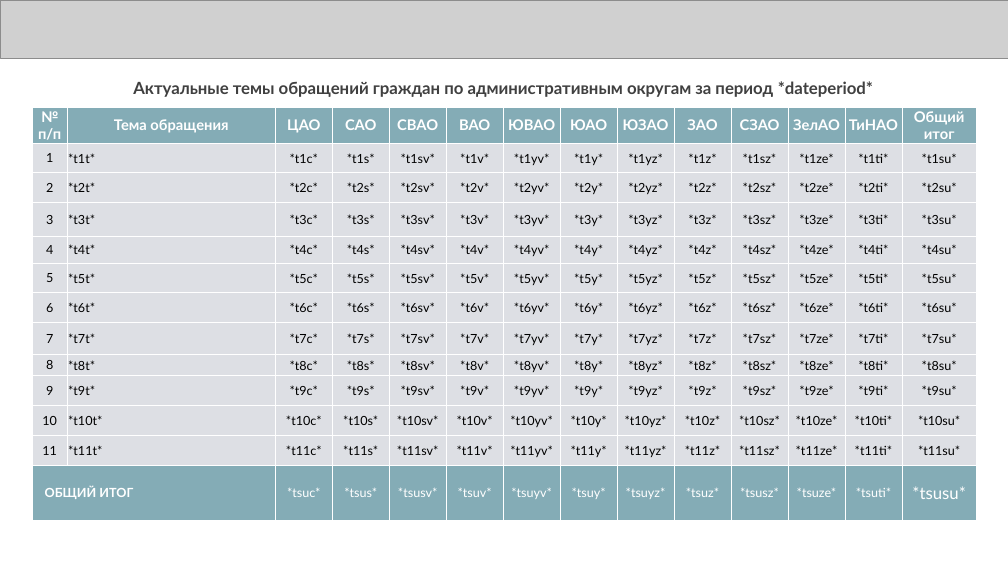
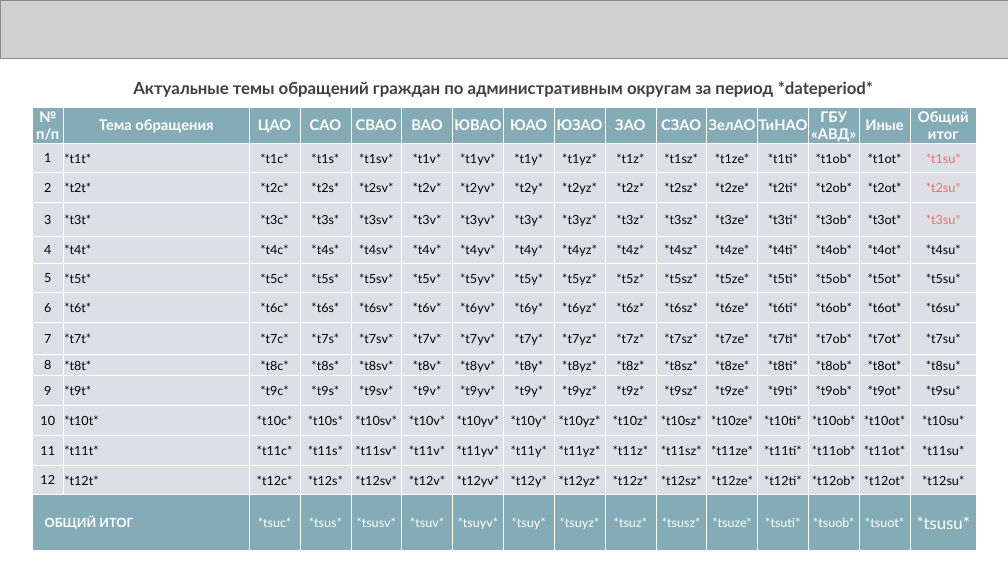
Before and after one commit to lulislaw/og_report, a slide deck: slide 1 of makets/presentation/svod_presentation.pptx. Drawn at 1008x567 pixels with LibreOffice and Linux fonts; fonts in the diff are those of the drawing; grey boxes stand for pictures. Boxes give left, top, right and bottom in pixels: in the first picture for what was removed or moved away, otherwise in the second. Text is boxed around its words. In the diff, an @@ line names an element or a change of style, - is before the commit and + after.

```diff
--- a/makets/presentation/svod_presentation.pptx
+++ b/makets/presentation/svod_presentation.pptx
@@ table at <box>32,107,974,551</box> @@
-№ п/п | Тема обращения | ЦАО | САО | СВАО | ВАО | ЮВАО | ЮАО | ЮЗАО | ЗАО | СЗАО | ЗелАО | ТиНАО | Общий итог
-1 | *t1t* | *t1c* | *t1s* | *t1sv* | *t1v* | *t1yv* | *t1y* | *t1yz* | *t1z* | *t1sz* | *t1ze* | *t1ti* | *t1su*
-2 | *t2t* | *t2c* | *t2s* | *t2sv* | *t2v* | *t2yv* | *t2y* | *t2yz* | *t2z* | *t2sz* | *t2ze* | *t2ti* | *t2su*
-3 | *t3t* | *t3c* | *t3s* | *t3sv* | *t3v* | *t3yv* | *t3y* | *t3yz* | *t3z* | *t3sz* | *t3ze* | *t3ti* | *t3su*
-4 | *t4t* | *t4c* | *t4s* | *t4sv* | *t4v* | *t4yv* | *t4y* | *t4yz* | *t4z* | *t4sz* | *t4ze* | *t4ti* | *t4su*
-5 | *t5t* | *t5c* | *t5s* | *t5sv* | *t5v* | *t5yv* | *t5y* | *t5yz* | *t5z* | *t5sz* | *t5ze* | *t5ti* | *t5su*
-6 | *t6t* | *t6c* | *t6s* | *t6sv* | *t6v* | *t6yv* | *t6y* | *t6yz* | *t6z* | *t6sz* | *t6ze* | *t6ti* | *t6su*
-7 | *t7t* | *t7c* | *t7s* | *t7sv* | *t7v* | *t7yv* | *t7y* | *t7yz* | *t7z* | *t7sz* | *t7ze* | *t7ti* | *t7su*
-8 | *t8t* | *t8c* | *t8s* | *t8sv* | *t8v* | *t8yv* | *t8y* | *t8yz* | *t8z* | *t8sz* | *t8ze* | *t8ti* | *t8su*
-9 | *t9t* | *t9c* | *t9s* | *t9sv* | *t9v* | *t9yv* | *t9y* | *t9yz* | *t9z* | *t9sz* | *t9ze* | *t9ti* | *t9su*
-10 | *t10t* | *t10c* | *t10s* | *t10sv* | *t10v* | *t10yv* | *t10y* | *t10yz* | *t10z* | *t10sz* | *t10ze* | *t10ti* | *t10su*
-11 | *t11t* | *t11c* | *t11s* | *t11sv* | *t11v* | *t11yv* | *t11y* | *t11yz* | *t11z* | *t11sz* | *t11ze* | *t11ti* | *t11su*
-ОБЩИЙ ИТОГ |  | *tsuc* | *tsus* | *tsusv* | *tsuv* | *tsuyv* | *tsuy* | *tsuyz* | *tsuz* | *tsusz* | *tsuze* | *tsuti* | *tsusu*
+№ п/п | Тема обращения | ЦАО | САО | СВАО | ВАО | ЮВАО | ЮАО | ЮЗАО | ЗАО | СЗАО | ЗелАО | ТиНАО | ГБУ «АВД» | Иные | Общий итог
+1 | *t1t* | *t1c* | *t1s* | *t1sv* | *t1v* | *t1yv* | *t1y* | *t1yz* | *t1z* | *t1sz* | *t1ze* | *t1ti* | *t1ob* | *t1ot* | *t1su*
+2 | *t2t* | *t2c* | *t2s* | *t2sv* | *t2v* | *t2yv* | *t2y* | *t2yz* | *t2z* | *t2sz* | *t2ze* | *t2ti* | *t2ob* | *t2ot* | *t2su*
+3 | *t3t* | *t3c* | *t3s* | *t3sv* | *t3v* | *t3yv* | *t3y* | *t3yz* | *t3z* | *t3sz* | *t3ze* | *t3ti* | *t3ob* | *t3ot* | *t3su*
+4 | *t4t* | *t4c* | *t4s* | *t4sv* | *t4v* | *t4yv* | *t4y* | *t4yz* | *t4z* | *t4sz* | *t4ze* | *t4ti* | *t4ob* | *t4ot* | *t4su*
+5 | *t5t* | *t5c* | *t5s* | *t5sv* | *t5v* | *t5yv* | *t5y* | *t5yz* | *t5z* | *t5sz* | *t5ze* | *t5ti* | *t5ob* | *t5ot* | *t5su*
+6 | *t6t* | *t6c* | *t6s* | *t6sv* | *t6v* | *t6yv* | *t6y* | *t6yz* | *t6z* | *t6sz* | *t6ze* | *t6ti* | *t6ob* | *t6ot* | *t6su*
+7 | *t7t* | *t7c* | *t7s* | *t7sv* | *t7v* | *t7yv* | *t7y* | *t7yz* | *t7z* | *t7sz* | *t7ze* | *t7ti* | *t7ob* | *t7ot* | *t7su*
+8 | *t8t* | *t8c* | *t8s* | *t8sv* | *t8v* | *t8yv* | *t8y* | *t8yz* | *t8z* | *t8sz* | *t8ze* | *t8ti* | *t8ob* | *t8ot* | *t8su*
+9 | *t9t* | *t9c* | *t9s* | *t9sv* | *t9v* | *t9yv* | *t9y* | *t9yz* | *t9z* | *t9sz* | *t9ze* | *t9ti* | *t9ob* | *t9ot* | *t9su*
+10 | *t10t* | *t10c* | *t10s* | *t10sv* | *t10v* | *t10yv* | *t10y* | *t10yz* | *t10z* | *t10sz* | *t10ze* | *t10ti* | *t10ob* | *t10ot* | *t10su*
+11 | *t11t* | *t11c* | *t11s* | *t11sv* | *t11v* | *t11yv* | *t11y* | *t11yz* | *t11z* | *t11sz* | *t11ze* | *t11ti* | *t11ob* | *t11ot* | *t11su*
+12 | *t12t* | *t12c* | *t12s* | *t12sv* | *t12v* | *t12yv* | *t12y* | *t12yz* | *t12z* | *t12sz* | *t12ze* | *t12ti* | *t12ob* | *t12ot* | *t12su*
+ОБЩИЙ ИТОГ |  | *tsuc* | *tsus* | *tsusv* | *tsuv* | *tsuyv* | *tsuy* | *tsuyz* | *tsuz* | *tsusz* | *tsuze* | *tsuti* | *tsuob* | *tsuot* | *tsusu*
```
Also in this commit, not shown: 22 other slides changed, 10 other files.
